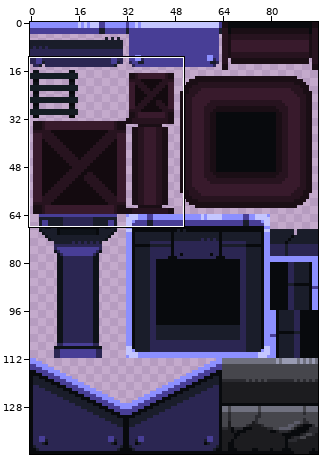
A sprite sheet gets an edit: IC06/Assets/Resources/Tilesets/Cyberpunk Tileset.png. Above: a wide view before the commit, with the close-up outlined.
Close-up. The starting point:
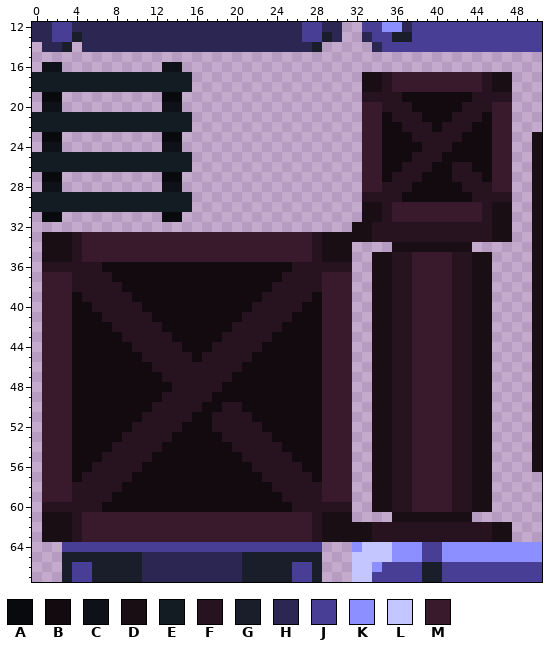
The file is 96x144 pixels. Shown: x 0..50, y 12..67.
Palette (. is transparent): A #080a0d  B #130a0f  C #0e1218  D #1a0e15  E #141c23  F #27131f  G #1a1d2a  H #2b2652  J #483e96  K #8c8fff  L #c4c6ff  M #381a2c
And afterwards:
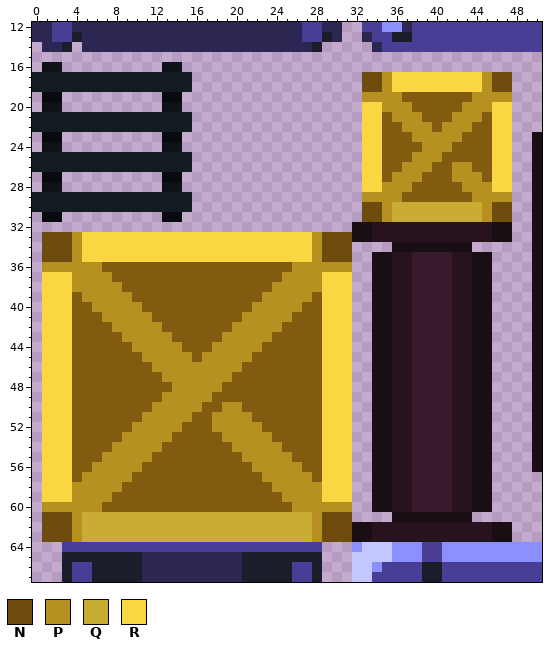
Colours new in this view: N #6e4c0d  P #b69121  Q #c9ac34  R #fad643
What changed:
colour B: #130a0f -> #805b10
y 17..18: x 33..47 DDFMMMMMMMMMFDD -> NNPRRRRRRRRRPNN
y 19: x 33..36 FFFF -> PPPP; x 44..47 FFFF -> PPPP
y 20: x 33..37 MMFFF -> RRPPP; x 43..47 FFFMM -> PPPRR
y 21: x 33..34 MM -> RR; x 36..38 FFF -> PPP; x 42..44 FFF -> PPP; x 46..47 MM -> RR
y 22: x 33..34 MM -> RR; x 37..39 FFF -> PPP; x 41..43 FFF -> PPP; x 46..47 MM -> RR
y 23: x 33..34 MM -> RR; x 38..42 FFFFF -> PPPPP; x 46..47 MM -> RR
y 24: x 33..34 MM -> RR; x 39..41 FFF -> PPP; x 46..47 MM -> RR
y 25: x 33..34 MM -> RR; x 38..40 FFF -> PPP; x 46..47 MM -> RR
y 26: x 33..34 MM -> RR; x 37..39 FFF -> PPP; x 42..43 FF -> PP; x 46..47 MM -> RR
y 27: x 33..34 MM -> RR; x 36..38 FFF -> PPP; x 42..44 FFF -> PPP; x 46..47 MM -> RR
y 28: x 33..37 MMFFF -> RRPPP; x 43..47 FFFMM -> PPPRR
y 29: x 33..36 FFFF -> PPPP; x 44..47 FFFF -> PPPP
y 30..31: x 33..47 DDFMMMMMMMMMFDD -> NNPQQQQQQQQQPNN
y 33..35: x 1..31 DDDFMMMMMMMMMMMMMMMMMMMMMMMFDDD -> NNNPRRRRRRRRRRRRRRRRRRRRRRRPNNN
y 36: x 1..6 FFFFFF -> PPPPPP; x 26..31 FFFFFF -> PPPPPP
y 37: x 1..7 MMMFFFF -> RRRPPPP; x 25..31 FFFFMMM -> PPPPRRR
y 38: x 1..8 MMMFFFFF -> RRRPPPPP; x 24..31 FFFFFMMM -> PPPPPRRR
y 39: x 1..3 MMM -> RRR; x 5..9 FFFFF -> PPPPP; x 23..27 FFFFF -> PPPPP; x 29..31 MMM -> RRR
y 40: x 1..3 MMM -> RRR; x 6..10 FFFFF -> PPPPP; x 22..26 FFFFF -> PPPPP; x 29..31 MMM -> RRR
y 41: x 1..3 MMM -> RRR; x 7..11 FFFFF -> PPPPP; x 21..25 FFFFF -> PPPPP; x 29..31 MMM -> RRR
y 42: x 1..3 MMM -> RRR; x 8..12 FFFFF -> PPPPP; x 20..24 FFFFF -> PPPPP; x 29..31 MMM -> RRR
y 43: x 1..3 MMM -> RRR; x 9..13 FFFFF -> PPPPP; x 19..23 FFFFF -> PPPPP; x 29..31 MMM -> RRR
y 44: x 1..3 MMM -> RRR; x 10..14 FFFFF -> PPPPP; x 18..22 FFFFF -> PPPPP; x 29..31 MMM -> RRR
y 45: x 1..3 MMM -> RRR; x 11..15 FFFFF -> PPPPP; x 17..21 FFFFF -> PPPPP; x 29..31 MMM -> RRR
y 46: x 1..3 MMM -> RRR; x 12..20 FFFFFFFFF -> PPPPPPPPP; x 29..31 MMM -> RRR
y 47: x 1..3 MMM -> RRR; x 13..19 FFFFFFF -> PPPPPPP; x 29..31 MMM -> RRR
y 48: x 1..3 MMM -> RRR; x 14..18 FFFFF -> PPPPP; x 29..31 MMM -> RRR
y 49: x 1..3 MMM -> RRR; x 13..17 FFFFF -> PPPPP; x 29..31 MMM -> RRR
y 50: x 1..3 MMM -> RRR; x 12..16 FFFFF -> PPPPP; x 19..20 FF -> PP; x 29..31 MMM -> RRR
y 51: x 1..3 MMM -> RRR; x 11..15 FFFFF -> PPPPP; x 18..21 FFFF -> PPPP; x 29..31 MMM -> RRR
y 52: x 1..3 MMM -> RRR; x 10..14 FFFFF -> PPPPP; x 18..22 FFFFF -> PPPPP; x 29..31 MMM -> RRR
y 53: x 1..3 MMM -> RRR; x 9..13 FFFFF -> PPPPP; x 19..23 FFFFF -> PPPPP; x 29..31 MMM -> RRR
y 54: x 1..3 MMM -> RRR; x 8..12 FFFFF -> PPPPP; x 20..24 FFFFF -> PPPPP; x 29..31 MMM -> RRR
y 55: x 1..3 MMM -> RRR; x 7..11 FFFFF -> PPPPP; x 21..25 FFFFF -> PPPPP; x 29..31 MMM -> RRR
y 56: x 1..3 MMM -> RRR; x 6..10 FFFFF -> PPPPP; x 22..26 FFFFF -> PPPPP; x 29..31 MMM -> RRR
y 57: x 1..3 MMM -> RRR; x 5..9 FFFFF -> PPPPP; x 23..27 FFFFF -> PPPPP; x 29..31 MMM -> RRR
y 58: x 1..8 MMMFFFFF -> RRRPPPPP; x 24..31 FFFFFMMM -> PPPPPRRR
y 59: x 1..7 MMMFFFF -> RRRPPPP; x 25..31 FFFFMMM -> PPPPRRR
y 60: x 1..6 FFFFFF -> PPPPPP; x 26..31 FFFFFF -> PPPPPP
y 61..63: x 1..31 DDDFMMMMMMMMMMMMMMMMMMMMMMMFDDD -> NNNPQQQQQQQQQQQQQQQQQQQQQQQPNNN
Changed places in both close-ups, as pixel boxes (x1, y1, x2, y2):
changed: (42, 72, 512, 542)
